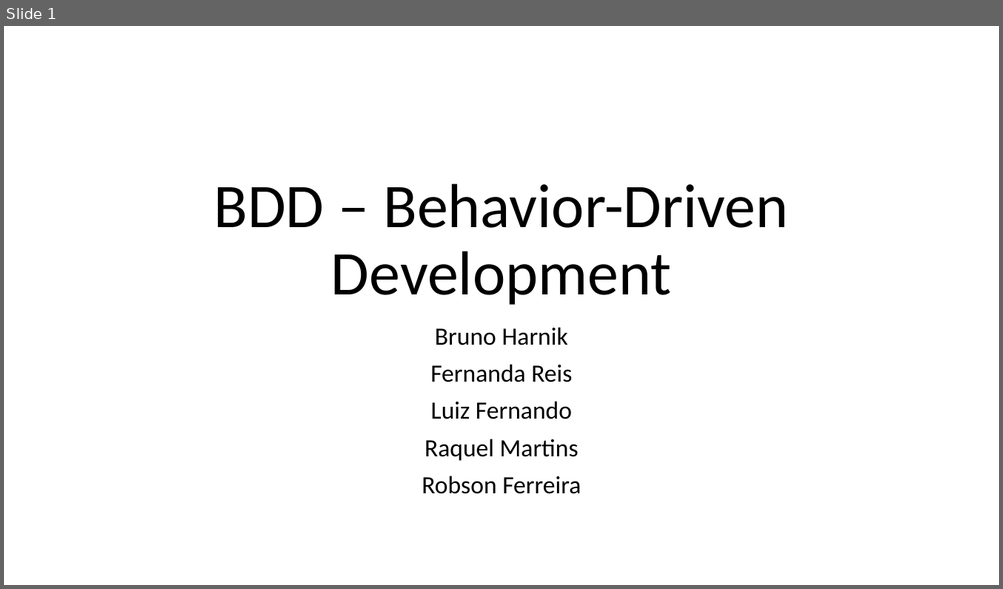
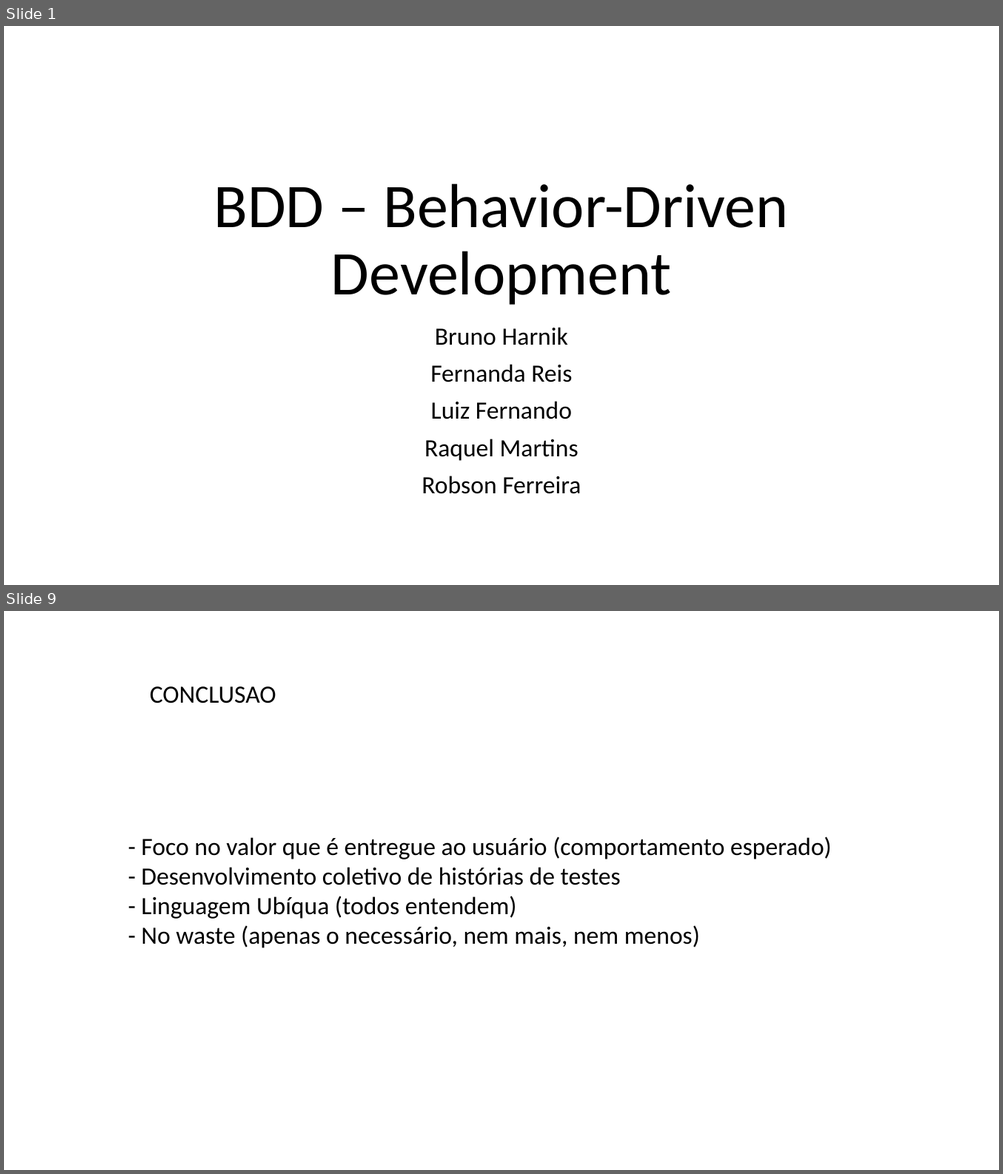
Before and after one commit to feevars/fatec4SEM, a slide deck: 2SEM/IES100 - Engenharia de Software I/BDD - Behavior Driven Development/apresentacao-oficial_BDD.pptx. Shown one above the other, each under a label of ours: slide 1 before the commit, slides 1 and 9 after it; the slides between them are not shown. The pictures are 1003x589 and 1003x1174 pixels, drawn with LibreOffice and Linux fonts; fonts in the diff are those of the drawing. Boxes give left, top, right and bottom in pixels: in the first picture for what was removed or moved away, otherwise in the second. Text is boxed around its words. In the diff, an @@ line names an element or a change of style, - is before the commit and + after.

```diff
--- a/2SEM/IES100 - Engenharia de Software I/BDD - Behavior Driven Development/apresentacao-oficial_BDD.pptx
+++ b/2SEM/IES100 - Engenharia de Software I/BDD - Behavior Driven Development/apresentacao-oficial_BDD.pptx
@@ slide 9 added at bbox=[4, 611, 999, 1170], background #FFFFFF @@
@@ text added at bbox=[150, 686, 276, 703], 24 pt, text #000000 @@
+CONCLUSAO
@@ text added at bbox=[141, 837, 831, 948], 24 pt, text #000000 @@
+- Foco no valor que é entregue ao usuário (comportamento esperado)
+- Desenvolvimento coletivo de histórias de testes
+- Linguagem Ubíqua (todos entendem)
+- No waste (apenas o necessário, nem mais, nem menos)
```
Also in this commit, not shown: 7 slides changed, 1 slide removed.
